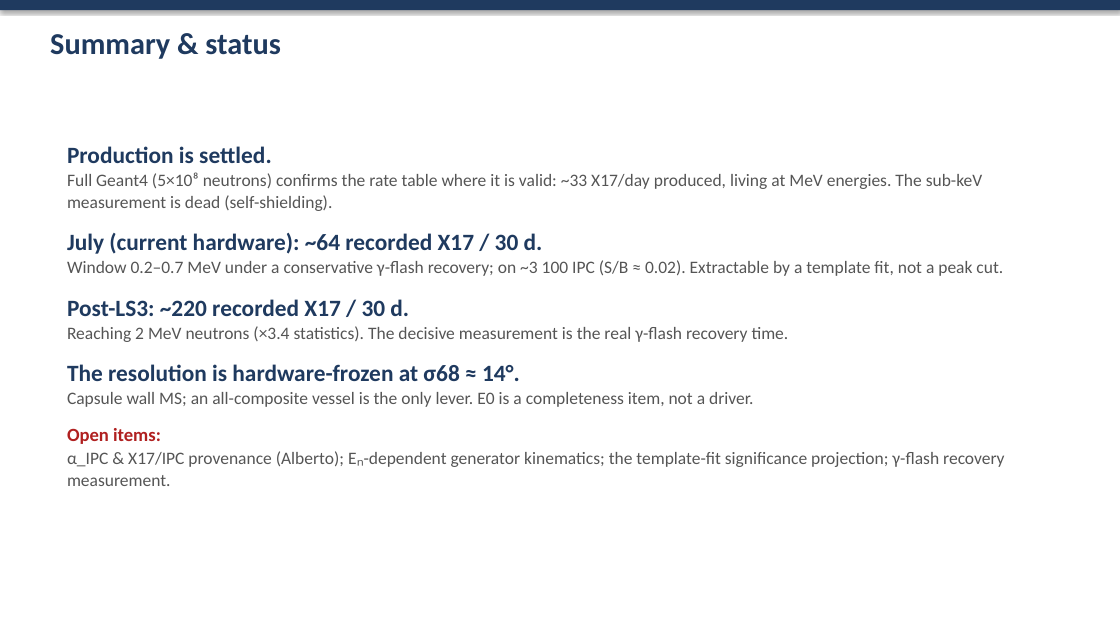
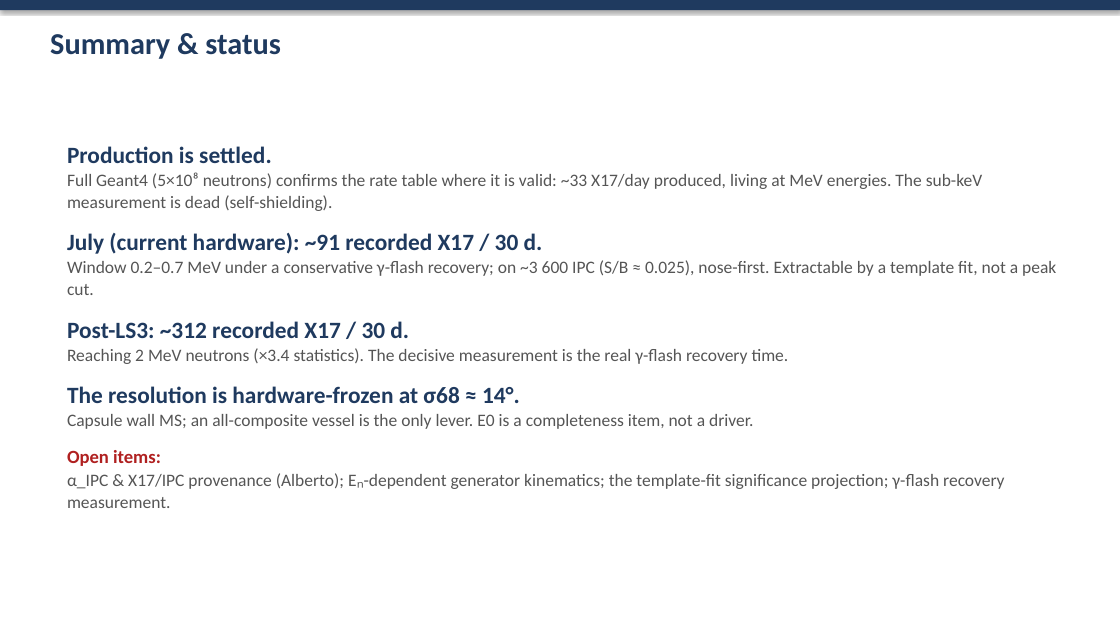
Before and after one commit to Dyn0402/MX17_Full_Geant, a slide deck: slide 13 of docs/slides/MX17_results.pptx. Drawn at 1120x630 pixels with LibreOffice and Linux fonts; fonts in the diff are those of the drawing. Boxes give left, top, right and bottom in pixels: in the first picture for what was removed or moved away, otherwise in the second. Text is boxed around its words. In the diff, an @@ line names an element or a change of style, - is before the commit and + after.

```diff
--- a/docs/slides/MX17_results.pptx
+++ b/docs/slides/MX17_results.pptx
@@ text at box(67, 233, 1056, 338): text changed @@
-July (current hardware): ~64 recorded X17 / 30 d.
-Window 0.2–0.7 MeV under a conservative γ-flash recovery; on ~3 100 IPC (S/B ≈ 0.02). Extractable by a template fit, not a peak cut.
-Post-LS3: ~220 recorded X17 / 30 d.
+July (current hardware): ~91 recorded X17 / 30 d.
+Window 0.2–0.7 MeV under a conservative γ-flash recovery; on ~3 600 IPC (S/B ≈ 0.025), nose-first. Extractable by a template fit, not a peak cut.
+Post-LS3: ~312 recorded X17 / 30 d.
```
Also in this commit, not shown: 6 other slides changed, 6 other files.
